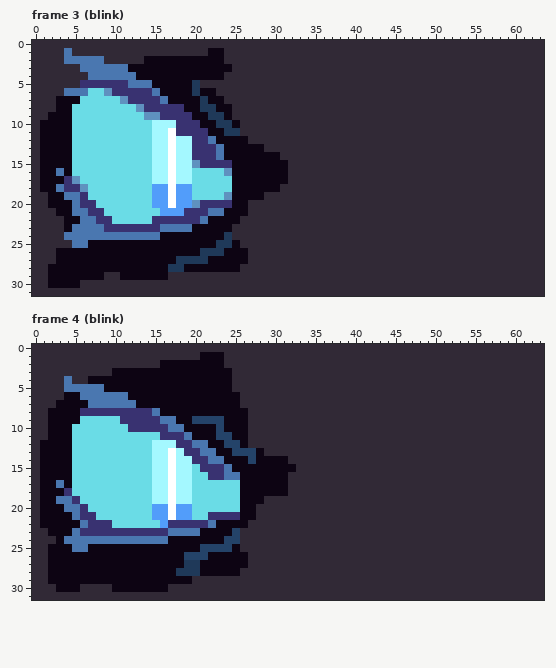
Pixel-art file: LEDMatrixHandler/assets/eye_source.aseprite. This is how it looked before the edit.
64x32 pixels, 9 frames. Shown: frame 3 (blink), frame 4 (blink). The commit also changed other frames, which this record leaves out.
Now the later version:
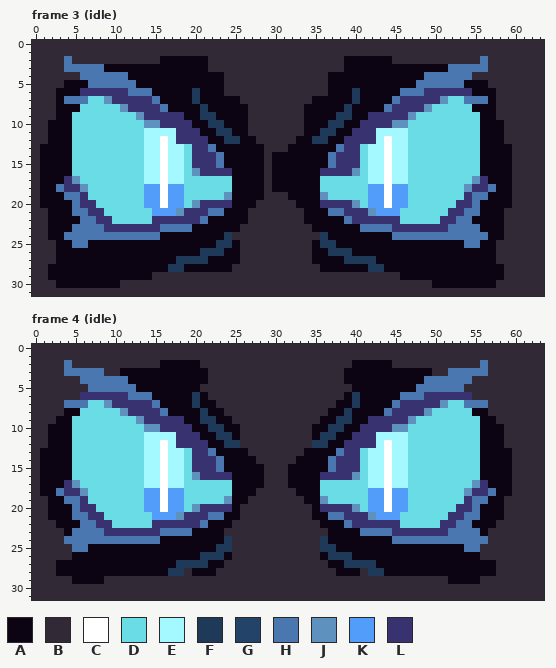
Palette (. is transparent): A #0d0413  B #312936  C #ffffff  D #6adce6  E #a4f8ff  F #1f3959  G #244369  H #4a77b0  J #5f91bf  K #529dfa  L #393271
Diff:
layer "Layer 3" removed
layer "Layer 2" removed
Changed rows in their new state; - is an unchanged pixel.
Frame 3 (idle):
first column x 1:
 1 ---B-----------------BB------------------------------------
 2 ----BBBB-----BB------BB---------------AAAAAA-----------H---
 3 ---HH---AAA----------BBB--------------AAAAAAAAAAAAAHHHHH---
 4 -----H-----A------------------------AAAAAAAAAAAAHHHHHH-----
 5 ---AAAHHHHH-AA-----AAAA-------------AAAAAAAAAAAHHHHHHAAA---
 6 --AAALLLL--HHHA-------A-------------AAAFAAAAAHHHLLLLLLAAA--
 7 ---HHH--JLL---HA---FA--AA---------AAAAAFAAAAHLLLLLJDDHHHA--
 8 ----A-----JLL--HAA---A--AA-------AAAAAFAAAAHLLLLJDDDDDAAA--
 9 -B----------JLL---A-F-A-AA-------AAAAFFAALLLLLJDDDDDDDDAA--
10 B------------JJLL--A-F-A-A-------AAAFFAALLLLJJDDDDDDDDDAAA-
11 B------------E--E---A-F-AA-------AAFFAALLLEEEEDDDDDDDDDAAA-
12 B------------E-CELL--A-FF-A-----AAFFAALLLLECEEDDDDDDDDDAAA-
13 -------------E-CE-D--HA--------AAAAAAHLLDEECEEDDDDDDDDDAAAA
14 -------------E-CE-D---------B-AAAAAAHLLLDEECEEDDDDDDDDDAAAA
15 -------------E-CE-DL--HA----B--AAAAAHLLLDEECEEDDDDDDDDDAAAA
16 --A----------E-CE-DJLLLL----B--AAAALLLLJDEECEEDDDDDDDDDAAAA
17 -------------E-CE-D---------B--AAAADDDDDDEECEEDDDDDDDDJLAAA
18 -------------K-CK-D---------B-AAAAADDDDDDKKCKKDDDDDDDJLLHAA
19 A------------K-CK-D------------AAAAJDDDDDKKCKKDDDDDDDLHHAAA
20 A------------K-CK-D-------A-----AAALLLLJDKKCKKDDDDDDLLHAAAA
21 -A------------K--J---------------AAAHHLLLJKKKDDDDDDLLHHAAA-
22 -AA----------------------A-------AAAAAHLLLLLLDDDDDLLHHAAAA-
23 -AA---------------------A---------AAAAAAHHHHLLLLLLLHHHHAAA-
24 -AA--------------------------------FAAAAAAAAHHHHHHHHHHHHAA-
25 --AA------------------------------AFFAAAAAAAAAAAAAAAAHHAA--
26 -------------------------B--------AAFFFAAAAAAAAAAAAAAAAAA--
27 -------------------------B--------AAAAFFFFAAAAAAAAAAAAAAA--
28 ------------------------B----------AAAAAAFFAAAAAAAAAAAAAAA-
29 --------AA----BB-----------------------------AAAAAAAAAAAAA-
30 -B---AAAAA---------------------------------------AAAAAAAA--
Frame 4 (idle):
first column x 1:
 1 --------------------BBB------------------------------------
 2 ---H----------------BBB----------------AAAAA-----------H---
 3 ---HHHHH-B-----------BBB--------------AAAAAAAAAAA--HHHHH---
 4 ---B-HHHHHH----------BBB--------------AAAAAAAAAAHHHHHH-----
 5 ---BBB--HHHH--------BBBB---------------AAAAAAAAHHHHHH------
 6 ---BBLLLLLLHHH-----F-BBBB-------------AFAAAAAHHHLLLLLL-----
 7 --BHHHDDJLLLLLH----F--BBB------------AAFAAAAHLLLLLJDDHHH---
 8 -BB--DDDDDJ---LH----F--BBB----------AAFAAAAHLLLLJDDDDDAA---
 9 -B--D-----DDJ--LLL-AFFA-BB---------AAFFAALLLLLJDDDDDDDDAA--
10 -----------DDJJ-LLL--FF--B--------AAFFAALLLLJJDDDDDDDDDAAA-
11 -------------EEEE-LL--FF-B--------AFFAALLLEEEEDDDDDDDDDAAA-
12 B------------E-C---LL--FFB--------FFAALLLLECEEDDDDDDDDDAAA-
13 -------------E-CE-D-L---AABB-----AAAAHLLDEECEEDDDDDDDDDAAAA
14 -------------E-CE-D--L----ABBBB-AAAAHLLLDEECEEDDDDDDDDDAAAA
15 -------------E-CE-DL--HA----BBB-AAAAHLLLDEECEEDDDDDDDDDAAAA
16 -------------E-CE-DJL--LA---BBBAAAALLLLJDEECEEDDDDDDDDDAAAA
17 --ALJ--------E-CE-D-----A---BBBAAAADDDDDDEECEEDDDDDDDDJLAAA
18 --H-LJ-------KKCKKD-----A--BBBB-AAADDDDDDKKCKKDDDDDDDJLLHAA
19 B-A-HL-------KKCKKD----JA-BB-----AAJDDDDDKKCKKDDDDDDDLHHAA-
20 B--A--L------K-CK-DJLLLLABB-------ALLLLJDKKCKKDDDDDDLLHAAA-
21 B----H-L--------KJLLLHHAABB-------AAHHLLLJKKKDDDDDDLLHHAAA-
22 BB----H-------LL----HA--BB---------AAAHLLLLLLDDDDDLLHHAAA--
23 -BB--HHH-------H---A---BB-----------AAAAHHHHLLLLLLLHHHHA---
24 --B------------A-------FB----------FAAAAAAAAHHHHHHHHHHHH---
25 -BBB----------------AAFFB----------FFAAAAAAAAAAAAAAAAHH----
26 -BBB--------------AAFFF-BB---------AFFFAAAAAAAAAAAAAAAA----
27 -B---------------F--F--BBB----------AAFFFFAAAAAAAAAAAAAAA--
28 -B--------------F-BA--BBB------------AAA-FFAAAAAAAAAAAAAA--
29 -BBB----BBBBBBBBBBB--------------------------------AAAA----
30 --BBB----BBBBBBB-------------------------------------------
